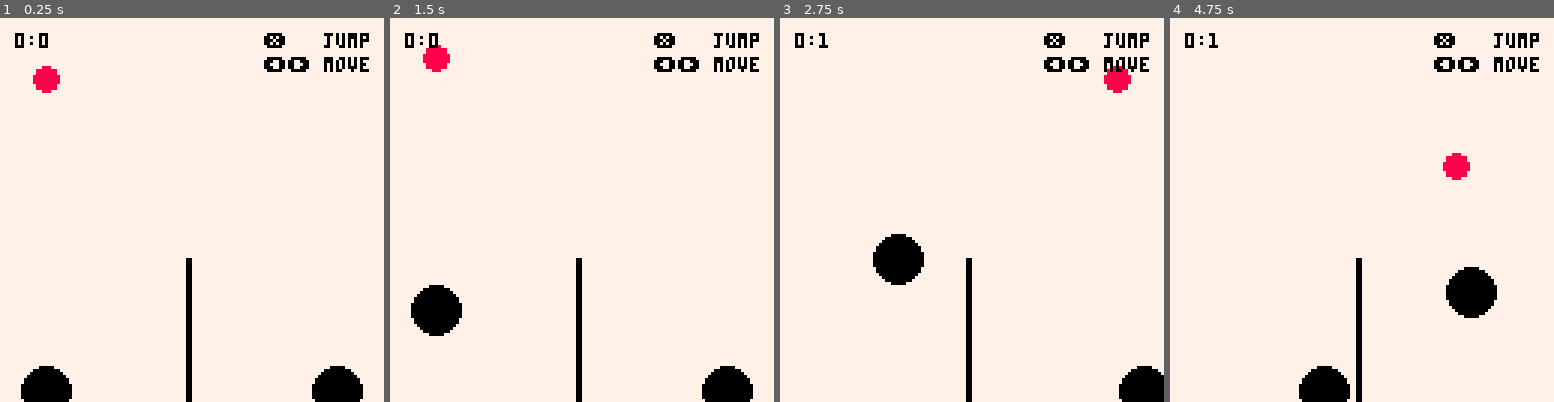
Above: before the commit, frames 1-4 (left to right).
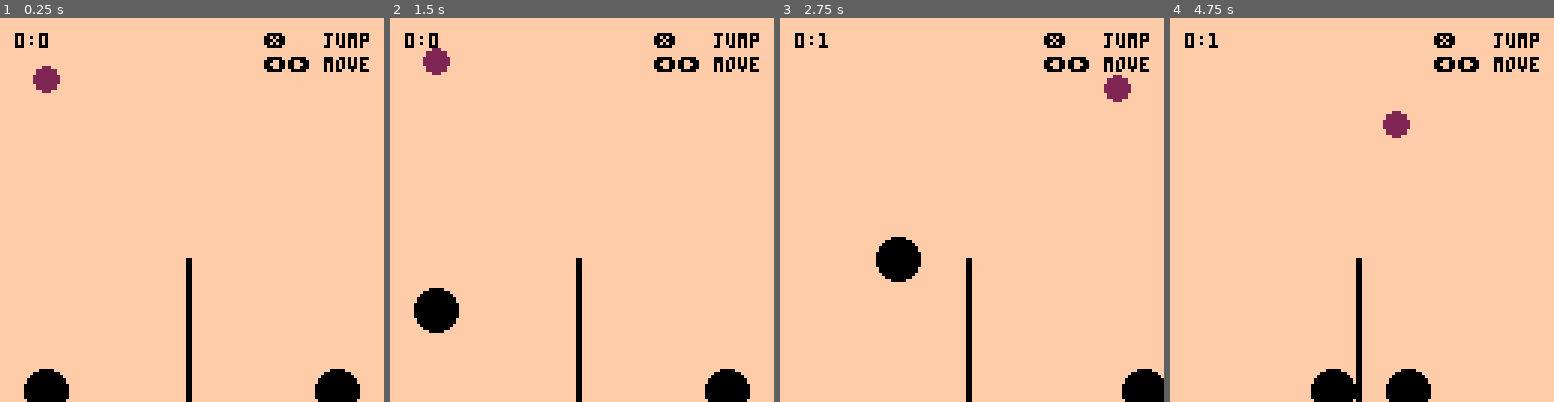
Above: after the commit, the same moments.

Repository: tapochqa/pico8-volleyball
Game: PICO-8 cartridge volleyball.p8
Same seed, same stepped clock (60 frames per second), same inputs: the game is played once before the commit and once after it.
Inputs:
- Up to frame 1 (0.25 s): no input
- Up to frame 2 (1.5 s): tap O (Z key) at 0.7 s
- Up to frame 3 (2.75 s): hold Right 1.6-2.1 s; tap O (Z key) at 1.7, 2.1, 2.5 s; hold Right from 2.47 s (still down)
- Up to frame 4 (4.75 s): tap O (Z key) every 0.4 s from 2.9 to 4.5 s; release Right at 3.03 s; hold Left 3.08-3.58 s; hold Right 4.02-4.68 s

The runs differ from the first frame. In frame 1, 97% of the frame differs, in the area x 0-100%, y 0-100%; in frame 2, 96%; in frame 3, 96%; in frame 4, 98%.

Commit message:
tweaks + export

Diff:
--- a/volleyball.p8
+++ b/volleyball.p8
@@ -32,7 +32,7 @@
          ['y'] = 127 - 10,
          ['vertical speed'] = 0,
          ['horizontal speed'] = 3,
-         ['radius'] = 8,
+         ['radius'] = 7,
          ['m'] = 3,
          ['points'] = 0,
          ['jump speed'] = 8,
@@ -44,7 +44,7 @@
          ['y'] = 127 - 10,
          ['vertical speed'] = 0,
          ['horizontal speed'] = 3,
-         ['radius'] = 8,
+         ['radius'] = 7,
          ['m'] = 3,
          ['points'] = 0,
          ['jump speed'] = 8,
@@ -190,12 +190,12 @@
     ball['x'] = field['left wall'] + ball['radius'] + ball['horizontal speed']
   elseif (ball_net_collided(field, ball, net) == true) then
     sfx(3)
-    if (ball['x'] > net['l'] and ball['horizontal speed'] > 0) then
+    if (ball['x'] > net['l'] and ball['horizontal speed'] >= 0) then
       ball['vertical speed'] *= new_impulse
       repeat
         ball['y'] += ball['vertical speed']
       until (ball_net_collided(field, ball, net) == false)
-    elseif (ball['x'] < net['r'] and ball['horizontal speed'] < 0) then
+    elseif (ball['x'] < net['r'] and ball['horizontal speed'] <= 0) then
       ball['vertical speed'] *= new_impulse
       repeat
         ball['y'] += ball['vertical speed']
@@ -309,7 +309,7 @@
   p2 = player_move(f, p2, s, n, btn(4, 1), btn(1, 1), btn(0, 1), 'r')
 
   p2 = ai(f, p2, s, n, 'l')
-  -- p =  ai(f, p, s, n, 'r')
+  --p =  ai(f, p, s, n, 'r')
 
   s = ball_move(f, s, n, p, p2)
 
@@ -355,14 +355,15 @@
 end
 
 function _draw()
-  cls(7)
+  cls(15)
 
   if (f['counter'] < 100) then
     print(f['status'], 50, 60)
   end
 
+
   rectfill(n['l'], 127, n['r'], n['h'], 0)
-  circfill(s['x'], s['y'], s['radius'], 8)
+  circfill(s['x'], s['y'], s['radius'], 2)
   circfill(p['x'], p['y'], p['radius'], 0)
   circfill(p2['x'], p2['y'], p2['radius'], 0)
   print(p['points'] .. ':' .. p2['points'], 5, 5, 0)
Not shown, changed: the thumbnail (__label__) section of volleyball.p8
Not shown, changed: public/index.html
Not shown, changed: public/index.js
